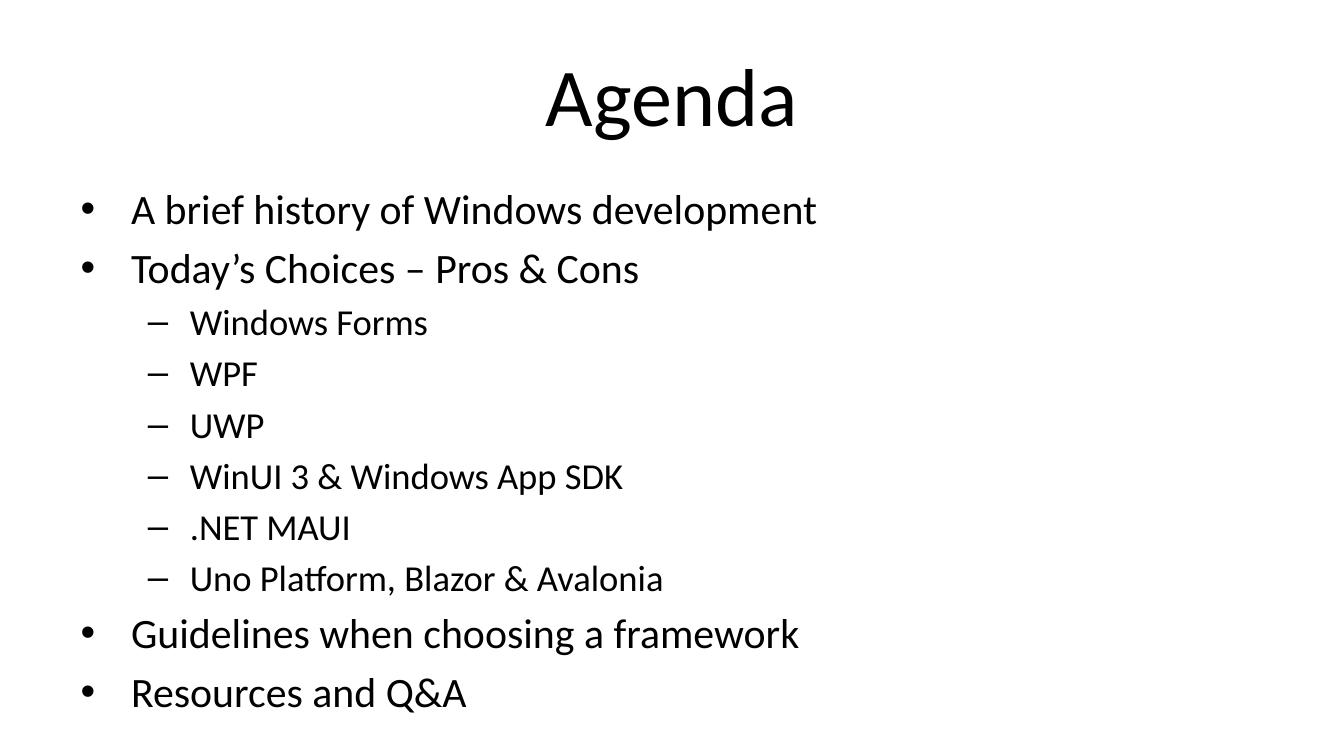
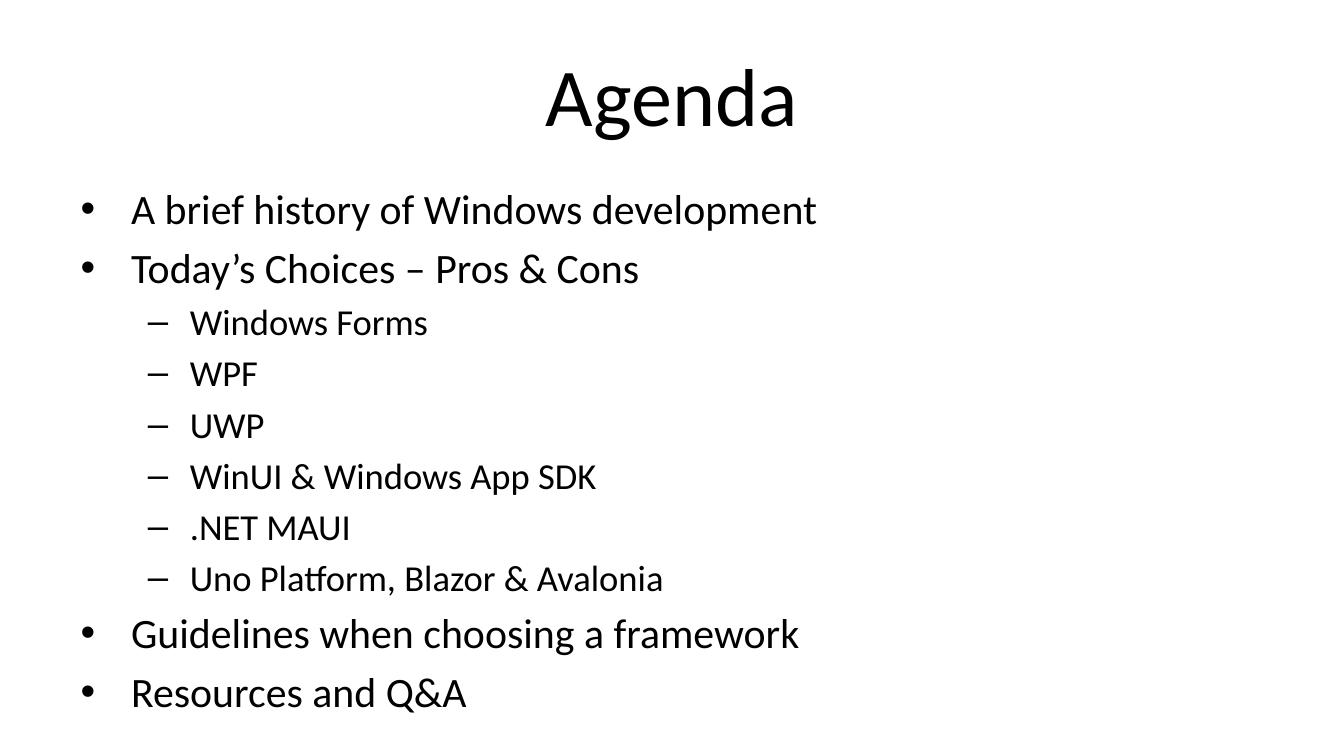
Before and after one commit to alvinashcraft/speaking, a slide deck: slide 5 of 2024/0430_VSLiveChicago/WindowsDev/VSLCH24_Building a Native App for Windows_AlvinAshcraft.pptx. Drawn at 1344x756 pixels with LibreOffice and Linux fonts; fonts in the diff are those of the drawing; background and template pictures are left out. Boxes give left, top, right and bottom in pixels: in the first picture for what was removed or moved away, otherwise in the second. Text is boxed around its words. In the diff, an @@ line names an element or a change of style, - is before the commit and + after.

```diff
--- a/2024/0430_VSLiveChicago/WindowsDev/VSLCH24_Building a Native App for Windows_AlvinAshcraft.pptx
+++ b/2024/0430_VSLiveChicago/WindowsDev/VSLCH24_Building a Native App for Windows_AlvinAshcraft.pptx
@@ text at (x1=190, y1=463, x2=596, y2=495): text changed @@
-  – WinUI 3 & Windows App SDK
+  – WinUI & Windows App SDK
```
Also in this commit, not shown: 3 other slides changed, 1 other file.
